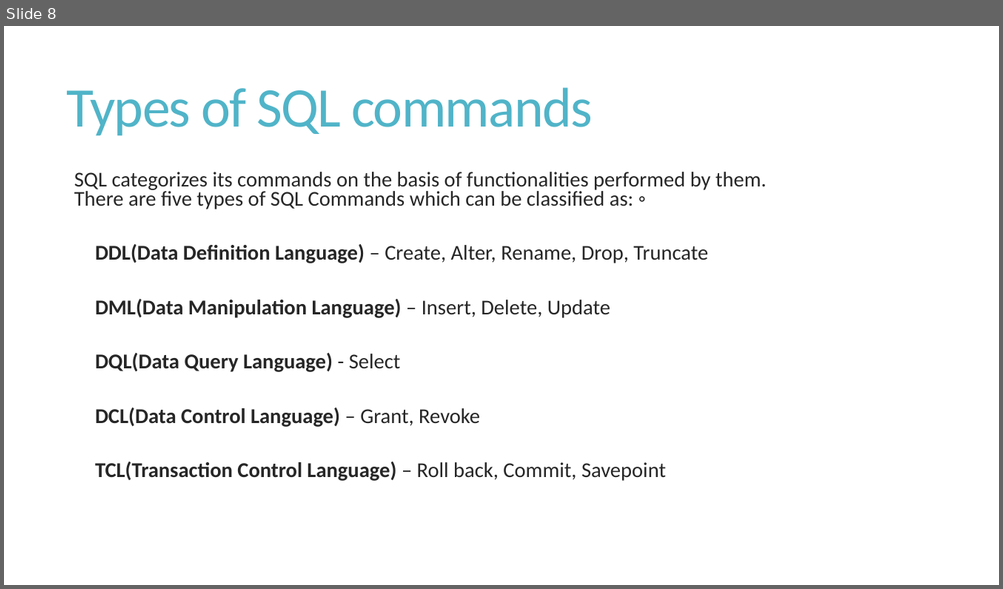
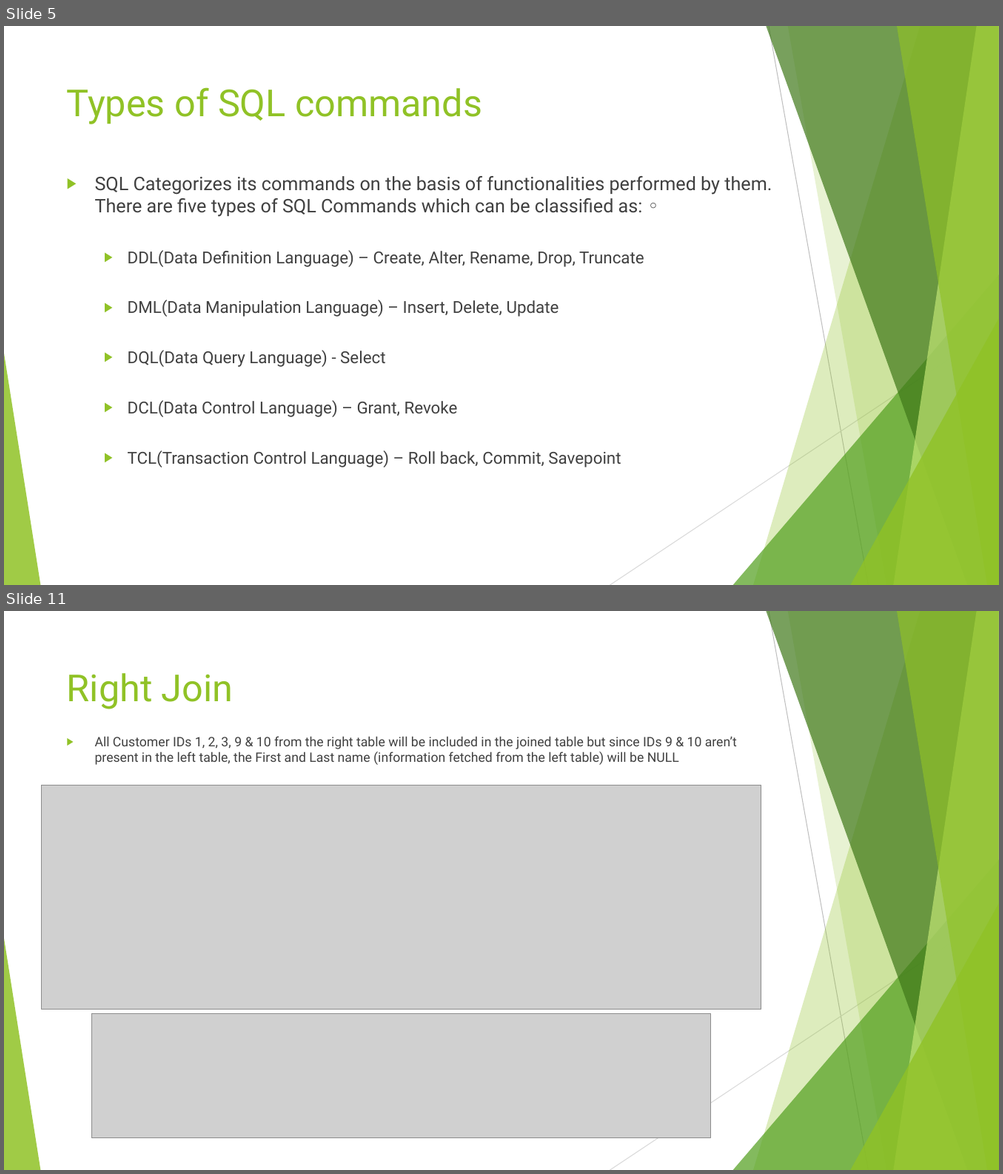
Before and after one commit to ubaid-shah/SQL-repository, a slide deck: SQL-Introduction.pptx. Shown one above the other, each under a label of ours: slide 8 before the commit, slides 5 and 11 after it; the slides between them are not shown. The pictures are 1003x589 and 1003x1174 pixels, drawn with LibreOffice and Linux fonts; fonts in the diff are those of the drawing; grey boxes stand for pictures. Boxes give left, top, right and bottom in pixels: in the first picture for what was removed or moved away, otherwise in the second. Text is boxed around its words. In the diff, an @@ line names an element or a change of style, - is before the commit and + after.

```diff
--- a/SQL-Introduction.pptx
+++ b/SQL-Introduction.pptx
@@ slide 11 added at [4, 611, 999, 1170], background #FFFFFF; not listed: 10 template elements that a slide beside it also shows @@
@@ title added at [67, 673, 233, 709], 36 pt, text #90C226 @@
+Right Join
@@ text added at [95, 736, 737, 765], 12.6 pt, text #404040 @@
+▶ All Customer IDs 1, 2, 3, 9 & 10 from the right table will be included in the joined table but since IDs 9 & 10 aren’t present in the left table, the First and Last name (information fetched from the left table) will be NULL
@@ picture added at [41, 785, 760, 1009] @@
@@ picture added at [91, 1014, 711, 1139] @@
@@ what was slide 8 is now slide 5 @@
@@ slide 5 changed as well @@
@@ title "Types of SQL commands" at [67, 87, 482, 124]: size 54 to 36 pt, font Calibri to Roboto, text colour #50B4C8 to #90C226, letter spacing -1.2 to 0 pt; line spacing 0.85 to 1; vertical alignment middle to top @@
@@ text at [95, 176, 771, 217]: text changed; size 20.4 to 18 pt; font Calibri to Roboto; text colour #262626 to #404040 @@
-  SQL categorizes its commands on the basis of functionalities performed by them. There are five types of SQL Commands which can be classified as: ◦
+▶ SQL Categorizes its commands on the basis of functionalities performed by them. There are five types of SQL Commands which can be classified as: ◦
@@ text at [128, 250, 644, 468]: size 20.4 to 16 pt, font Calibri to Roboto, text colour #262626 to #404040 in "DDL(Data Definition Language) – Create, Alter, Rename, ...", "DML(Data Manipulation Language) – Insert, Delete, Update", "DQL(Data Query Language) - Select", "DCL(Data Control Language) – Grant, Revoke" and 1 more places; bold off in "DDL(Data Definition Language)", "DML(Data Manipulation Language)", "DQL(Data Query Language)", "DCL(Data Control Language)" and 1 more places; bullet   to ▶; line spacing 1.9 to 2; more space between paragraphs @@
@@ group added at [4, 26, 999, 585]: 5 freeform shapes, 3 triangles, 2 lines @@
```
Also in this commit, not shown: 5 other slides changed, 6 other slides added, 3 slides removed, 5 other files.
